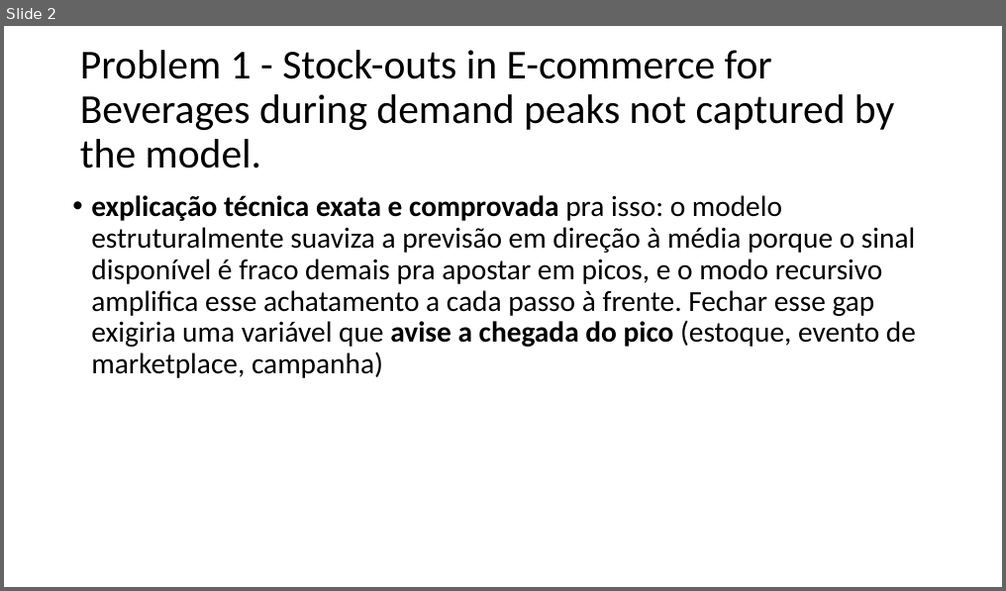
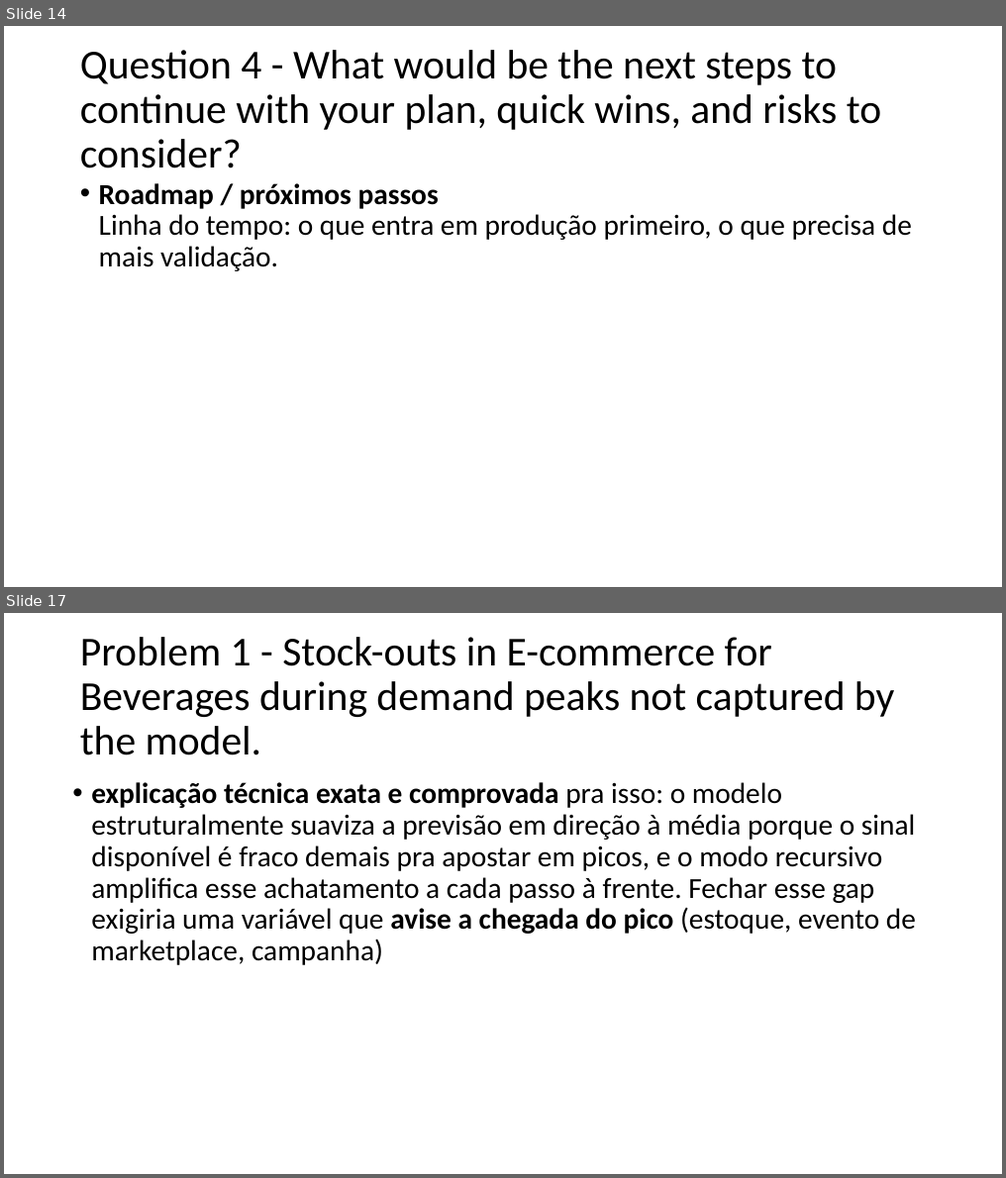
Before and after one commit to Priscila-Portela/mdlz-selec, a slide deck: Business case.pptx. Shown one above the other, each under a label of ours: slide 2 before the commit, slides 14 and 17 after it; the slides between them are not shown. The pictures are 1006x591 and 1006x1178 pixels, drawn with LibreOffice and Linux fonts; fonts in the diff are those of the drawing. Boxes give left, top, right and bottom in pixels: in the first picture for what was removed or moved away, otherwise in the second. Text is boxed around its words. In the diff, an @@ line names an element or a change of style, - is before the commit and + after.

```diff
--- a/Business case.pptx
+++ b/Business case.pptx
@@ slide 14 added at [4, 26, 1002, 587], background #FFFFFF @@
@@ title added at [80, 50, 881, 169], 39.6 pt, text #000000 @@
+Question 4 - What would be the next steps to continue with your plan, quick wins, and risks to consider?
@@ text added at [99, 183, 912, 272], 28 pt, text #000000 @@
+• Roadmap / próximos passos
+  Linha do tempo: o que entra em produção primeiro, o que precisa de mais validação.
@@ what was slide 2 is now slide 17 @@
```
Also in this commit, not shown: 2 slides changed, 15 other slides added, 31 other files.
